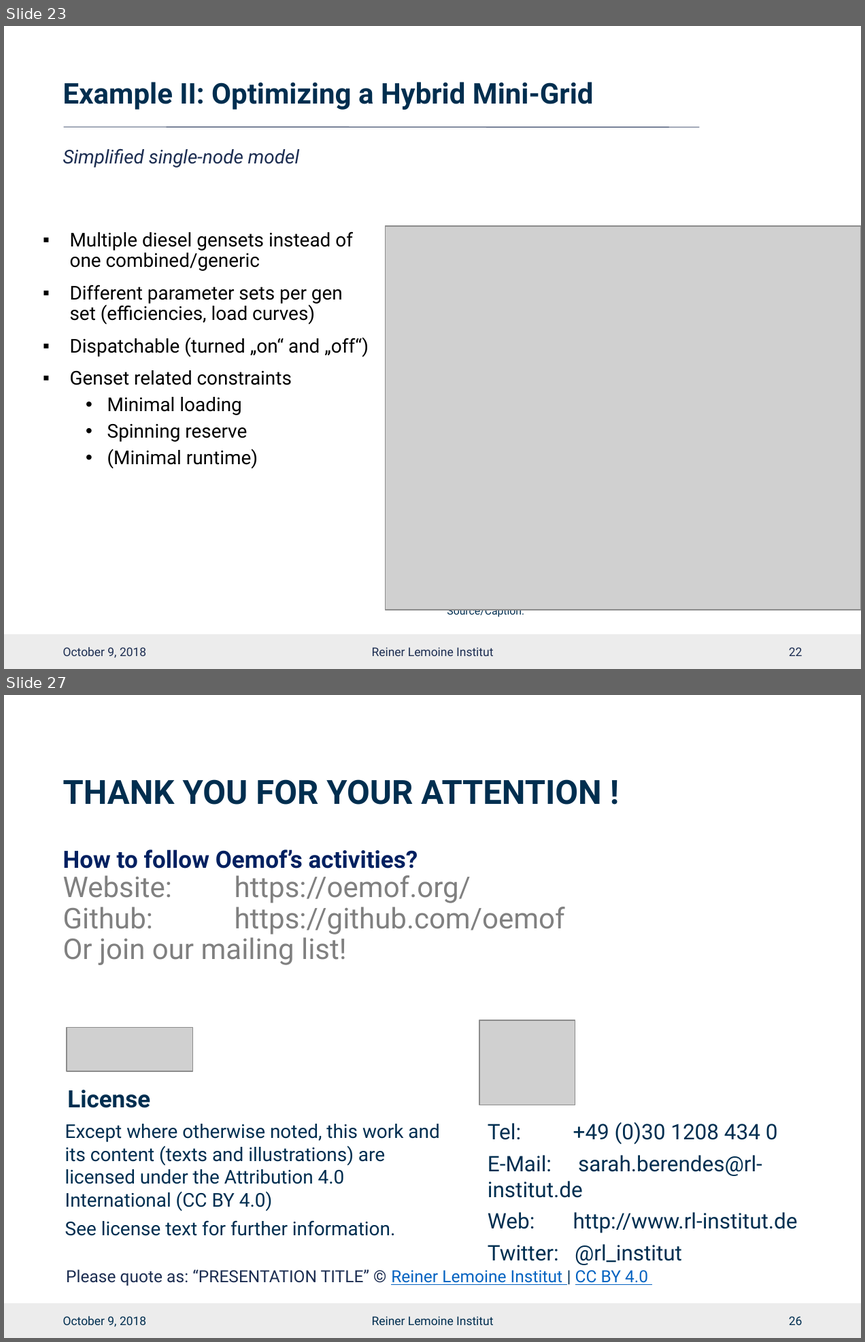
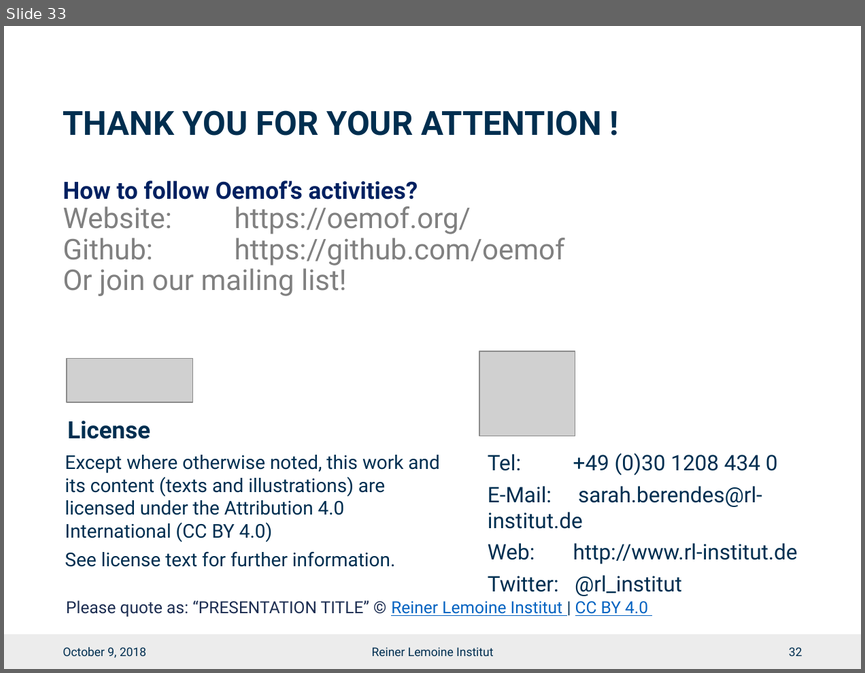
Before and after one commit to smartie2076/oemof_workshop, a slide deck: Oemof_Workshop_09_MVS.pptx. Shown one above the other, each under a label of ours: slides 23 and 27 before the commit, slide 33 after it; the slides between them are not shown. The pictures are 865x1342 and 865x673 pixels, drawn with LibreOffice and Linux fonts; fonts in the diff are those of the drawing; grey boxes stand for pictures; background and template pictures are left out. Boxes give left, top, right and bottom in pixels: in the first picture for what was removed or moved away, otherwise in the second. Text is boxed around its words. In the diff, an @@ line names an element or a change of style, - is before the commit and + after.

```diff
--- a/Oemof_Workshop_09_MVS.pptx
+++ b/Oemof_Workshop_09_MVS.pptx
@@ slide 23 removed at <box>4,26,861,669</box>, background #FFFFFF; not listed: 1 template element that a slide beside it also shows @@
@@ title removed at <box>63,82,594,110</box> @@
-Example II: Optimizing a Hybrid Mini-Grid
@@ line removed from (64, 127) to (699, 127) @@
@@ text removed at <box>63,148,299,167</box> @@
-Simplified single-node model
@@ picture removed at <box>385,226,861,609</box> @@
@@ text removed at <box>70,231,368,469</box> @@
-▪ Multiple diesel gensets instead of one combined/generic
-▪ Different parameter sets per gen set (efficiencies, load curves)
-▪ Dispatchable (turned „on“ and „off“)
-▪ Genset related constraints
-  • Minimal loading
-  • Spinning reserve
-  • (Minimal runtime)
@@ text removed at <box>447,609,524,618</box> @@
-Source/Caption:
@@ text removed at <box>63,647,146,657</box> @@
-October 9, 2018
@@ text removed at <box>372,647,493,656</box> @@
-Reiner Lemoine Institut
@@ page number removed at <box>789,647,802,656</box> @@
-22
@@ what was slide 27 is now slide 33 @@
@@ page number at <box>789,647,802,656</box>: text changed @@
-26
+32
```
Also in this commit, not shown: 5 slides changed, 26 slides added, 19 other slides removed, 2 other files.
